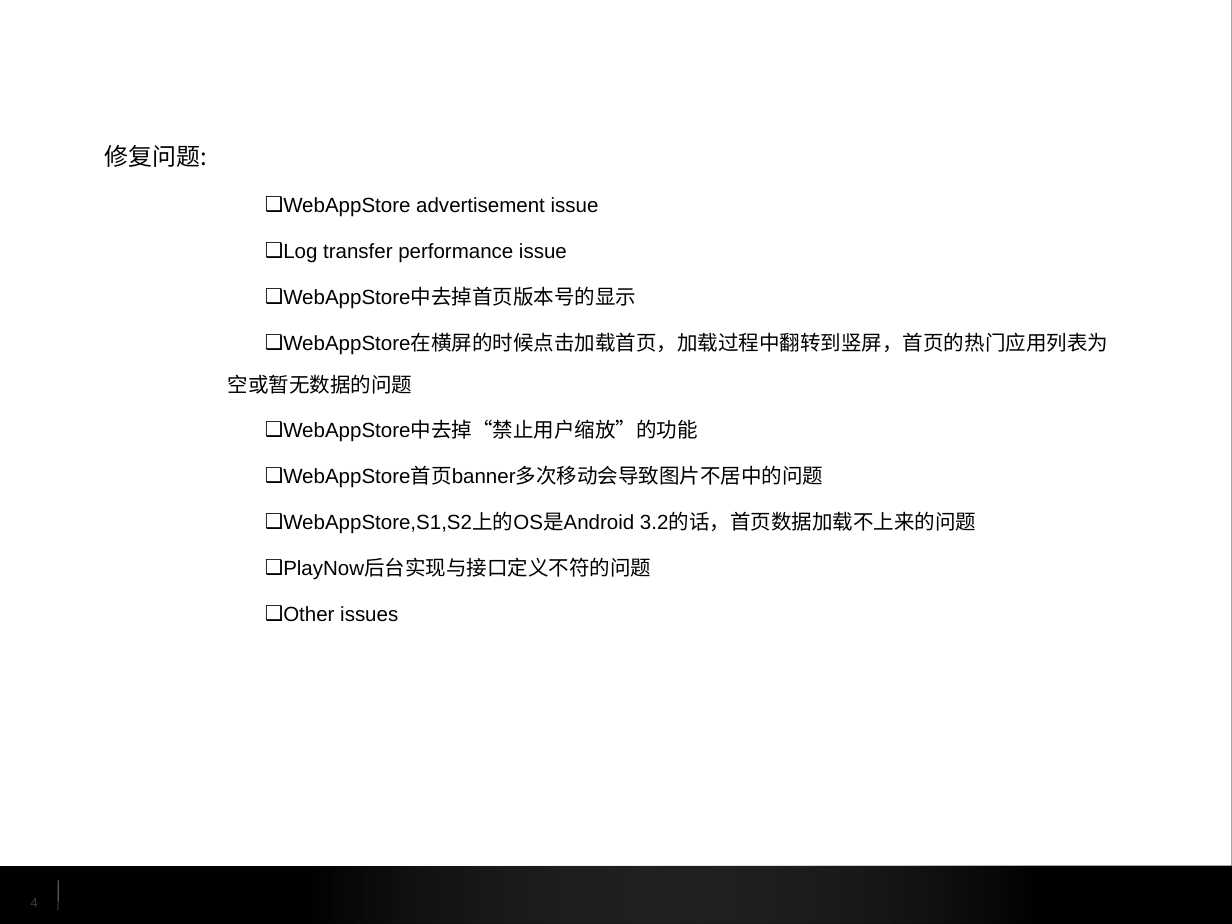
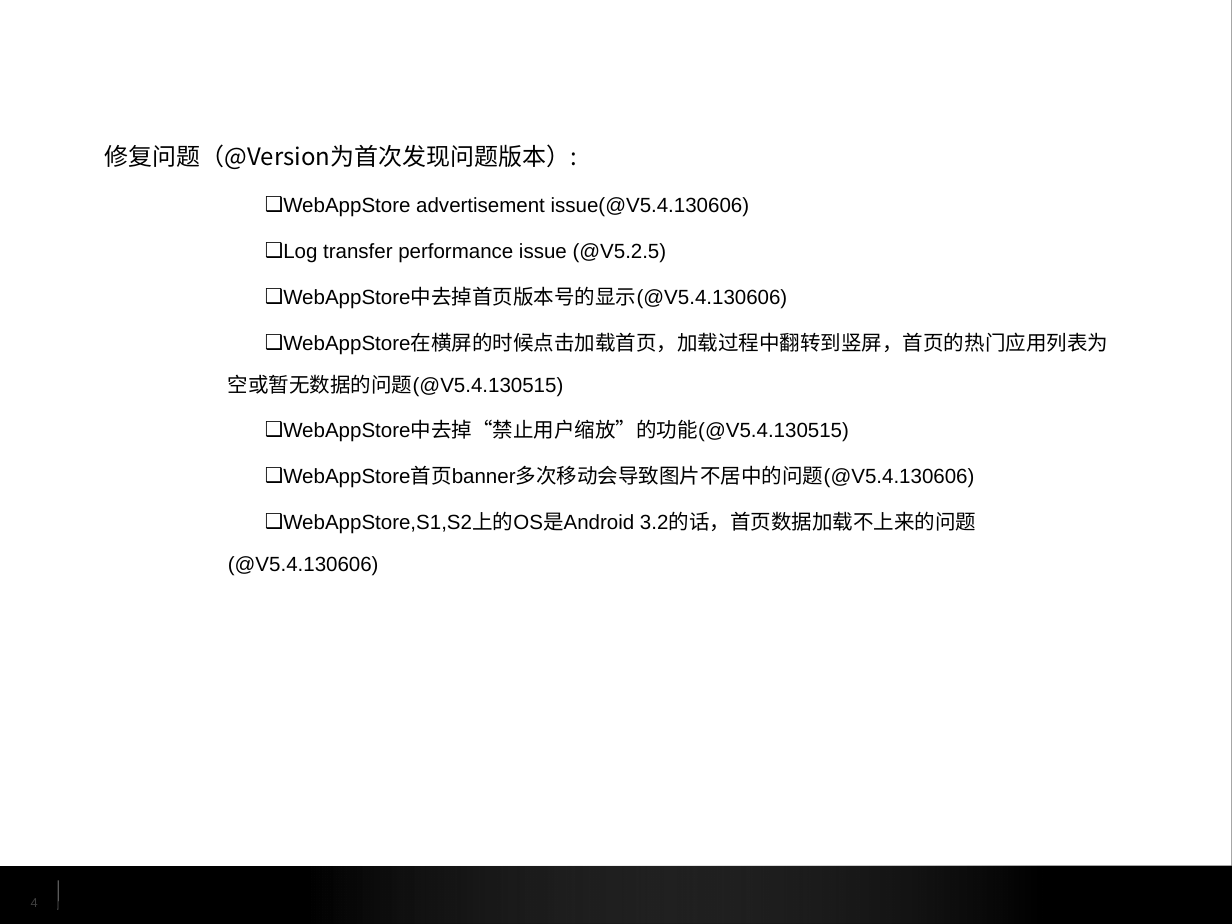
Before and after one commit to imace/service-dev, a slide deck: slide 4 of 10_Sony_Select_Service/Deploy/v5.4.130716/Deploy Plan/Sony Select Service Deployment Plan(v5.4.130716).pptx. Drawn at 1232x924 pixels with LibreOffice and Linux fonts; fonts in the diff are those of the drawing; background and template pictures are left out. Boxes give left, top, right and bottom in pixels: in the first picture for what was removed or moved away, otherwise in the second. Text is boxed around its words. In the diff, an @@ line names an element or a change of style, - is before the commit and + after.

```diff
--- a/10_Sony_Select_Service/Deploy/v5.4.130716/Deploy Plan/Sony Select Service Deployment Plan(v5.4.130716).pptx
+++ b/10_Sony_Select_Service/Deploy/v5.4.130716/Deploy Plan/Sony Select Service Deployment Plan(v5.4.130716).pptx
@@ text at [105, 144, 1108, 576]: text changed @@
-修复问题:
-    ❑ WebAppStore advertisement issue
-    ❑ Log transfer performance issue
-    ❑ WebAppStore中去掉首页版本号的显示
-    ❑ WebAppStore在横屏的时候点击加载首页，加载过程中翻转到竖屏，首页的热门应用列表为空或暂无数据的问题
-    ❑ WebAppStore中去掉“禁止用户缩放”的功能
-    ❑ WebAppStore首页banner多次移动会导致图片不居中的问题
-    ❑ WebAppStore,S1,S2上的OS是Android 3.2的话，首页数据加载不上来的问题
-    ❑ PlayNow后台实现与接口定义不符的问题
-    ❑ Other issues
+修复问题（@Version为首次发现问题版本）:
+    ❑ WebAppStore advertisement issue(@V5.4.130606)
+    ❑ Log transfer performance issue (@V5.2.5)
+    ❑ WebAppStore中去掉首页版本号的显示(@V5.4.130606)
+    ❑ WebAppStore在横屏的时候点击加载首页，加载过程中翻转到竖屏，首页的热门应用列表为空或暂无数据的问题(@V5.4.130515)
+    ❑ WebAppStore中去掉“禁止用户缩放”的功能(@V5.4.130515)
+    ❑ WebAppStore首页banner多次移动会导致图片不居中的问题(@V5.4.130606)
+    ❑ WebAppStore,S1,S2上的OS是Android 3.2的话，首页数据加载不上来的问题(@V5.4.130606)
```
Also in this commit, not shown: 2 other files.
